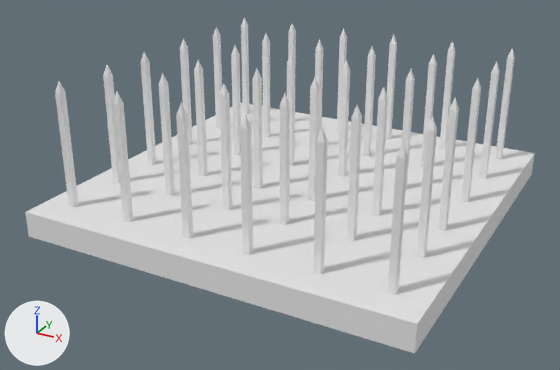
The Blender file Assets/Blender Files/SpikeTrap.blend as it was, and as the next commit left it.
Before and after are seen from a 50 mm lens placed at (5.2, -10.18, 5.32), pointed at (-0.16, -0.44, 0.45). Lighting does not change. The marker at lower left points along +X, +Y and +Z.

In view in the first picture: 'SpikeBars', 'SpikePoints', 'Stand'.
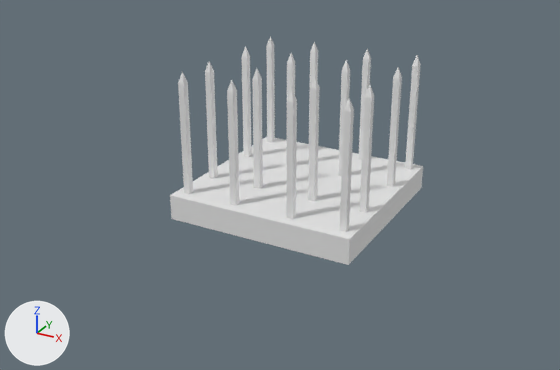
Patch to the scene script:
```diff
--- a/Assets/Blender Files/SpikeTrap.blend.py
+++ b/Assets/Blender Files/SpikeTrap.blend.py
@@ me_cube_004 @@
 # used by ob_spikepoints; location = (0.0, 0.0, 0.15); scale = (0.1, 0.1, 1.0)
-me_cube_004.from_pydata(...)  # 216 vertices, 144 faces, 108 loose edges; spans x -25.9..25.6, y -25.4..25.3, z 2.0..2.2
+me_cube_004.from_pydata(...)  # 96 vertices, 64 faces, 48 loose edges; spans x -13.6..13.7, y -13.3..13.6, z 2.0..2.2
+# me_cube_004 part 1: the loose piece of 6 vertices spanning x -15.6..-14.6, y -15.3..-14.3, z 2.0..2.2 is moved by (2.0, 2.0, 0.0)
+# me_cube_004 part 2: the loose piece of 6 vertices spanning x -5.2..-4.2, y -15.3..-14.3, z 2.0..2.2 is moved by (0.0, 2.0, 0.0)
+# me_cube_004 part 3: the loose piece of 6 vertices spanning x 4.3..5.3, y -15.3..-14.3, z 2.0..2.2 is moved by (0.0, 2.0, 0.0)
+# me_cube_004 part 4: the loose piece of 6 vertices spanning x 14.7..15.7, y -15.3..-14.3, z 2.0..2.2 is moved by (-2.0, 2.0, 0.0)
+# me_cube_004 part 5: the loose piece of 6 vertices spanning x -15.6..-14.6, y -6.3..-5.3, z 2.0..2.2 is moved by (2.0, 0.0, 0.0)
+# me_cube_004 part 6: the loose piece of 6 vertices spanning x 14.7..15.7, y -6.3..-5.3, z 2.0..2.2 is moved by (-2.0, 0.0, 0.0)
+# me_cube_004 part 7: the loose piece of 6 vertices spanning x -15.6..-14.6, y 4.4..5.4, z 2.0..2.2 is moved by (2.0, 0.0, 0.0)
+# me_cube_004 part 8: the loose piece of 6 vertices spanning x 14.7..15.7, y 4.4..5.4, z 2.0..2.2 is moved by (-2.0, 0.0, 0.0)
+# me_cube_004 part 9: the loose piece of 6 vertices spanning x -15.6..-14.6, y 14.6..15.6, z 2.0..2.2 is moved by (2.0, -2.0, 0.0)
+# me_cube_004 part 10: the loose piece of 6 vertices spanning x -5.2..-4.2, y 14.6..15.6, z 2.0..2.2 is moved by (0.0, -2.0, 0.0)
+# me_cube_004 part 11: the loose piece of 6 vertices spanning x 4.3..5.3, y 14.6..15.6, z 2.0..2.2 is moved by (0.0, -2.0, 0.0)
+# me_cube_004 part 12: the loose piece of 6 vertices spanning x 14.7..15.7, y 14.6..15.6, z 2.0..2.2 is moved by (-2.0, -2.0, 0.0)
+# me_cube_004 part 13: 20 loose pieces with 120 vertices, spanning x -25.9..25.6, y -25.4..25.3, z 2.0..2.2, are deleted
@@ me_cube_002 @@
 # used by ob_spikebars; location = (0.0, 0.0, 0.15); scale = (0.1, 0.1, 1.0)
-me_cube_002.from_pydata(...)  # 288 vertices, 180 faces; spans x -25.9..25.6, y -25.4..25.3, z 0.0..2.0
+me_cube_002.from_pydata(...)  # 128 vertices, 80 faces; spans x -13.6..13.7, y -13.3..13.6, z 0.0..2.0
+# me_cube_002 part 14: the loose piece of 8 vertices spanning x -15.6..-14.6, y -15.3..-14.3, z 0.0..2.0 is moved by (2.0, 2.0, 0.0)
+# me_cube_002 part 15: the loose piece of 8 vertices spanning x -5.2..-4.2, y -15.3..-14.3, z 0.0..2.0 is moved by (0.0, 2.0, 0.0)
+# me_cube_002 part 16: the loose piece of 8 vertices spanning x 4.3..5.3, y -15.3..-14.3, z 0.0..2.0 is moved by (0.0, 2.0, 0.0)
+# me_cube_002 part 17: the loose piece of 8 vertices spanning x 14.7..15.7, y -15.3..-14.3, z 0.0..2.0 is moved by (-2.0, 2.0, 0.0)
+# me_cube_002 part 18: the loose piece of 8 vertices spanning x -15.6..-14.6, y -6.3..-5.3, z 0.0..2.0 is moved by (2.0, 0.0, 0.0)
+# me_cube_002 part 19: the loose piece of 8 vertices spanning x 14.7..15.7, y -6.3..-5.3, z 0.0..2.0 is moved by (-2.0, 0.0, 0.0)
+# me_cube_002 part 20: the loose piece of 8 vertices spanning x -15.6..-14.6, y 4.4..5.4, z 0.0..2.0 is moved by (2.0, 0.0, 0.0)
+# me_cube_002 part 21: the loose piece of 8 vertices spanning x 14.7..15.7, y 4.4..5.4, z 0.0..2.0 is moved by (-2.0, 0.0, 0.0)
+# me_cube_002 part 22: the loose piece of 8 vertices spanning x -15.6..-14.6, y 14.6..15.6, z 0.0..2.0 is moved by (2.0, -2.0, 0.0)
+# me_cube_002 part 23: the loose piece of 8 vertices spanning x -5.2..-4.2, y 14.6..15.6, z 0.0..2.0 is moved by (0.0, -2.0, 0.0)
+# me_cube_002 part 24: the loose piece of 8 vertices spanning x 4.3..5.3, y 14.6..15.6, z 0.0..2.0 is moved by (0.0, -2.0, 0.0)
+# me_cube_002 part 25: the loose piece of 8 vertices spanning x 14.7..15.7, y 14.6..15.6, z 0.0..2.0 is moved by (-2.0, -2.0, 0.0)
+# me_cube_002 part 26: 20 loose pieces with 160 vertices, spanning x -25.9..25.6, y -25.4..25.3, z 0.0..2.0, are deleted
@@ me_cube @@
 me_cube.from_pydata(...)  # 8 vertices, 6 faces; spans x -3.0..3.0, y -3.0..3.0, z 0.0..0.4
+# me_cube part 27: the whole mesh is scaled about its middle by (0.5, 0.5, 1)
```

Pixel boxes [x1, y1, x2, y2] of what changed, in the pictures (560 x 370 px; the box of a moved part takes in the faces that stretch with it):
'Stand', mesh rescaled (50% narrower, 49% shorter): before [25, 103, 535, 353]; after [170, 137, 423, 265]
'SpikeBars', reshaped (47% narrower, 31% shorter): before [55, 26, 515, 295]; after [178, 46, 420, 232]
'SpikePoints', reshaped (47% narrower, 46% shorter): before [55, 17, 515, 158]; after [178, 36, 421, 112]
part 1 of me_cube_004, moved or reshaped: before [159, 74, 168, 85]; after [178, 72, 187, 84]
part 2 of me_cube_004, moved or reshaped: before [219, 84, 229, 96]; after [227, 80, 237, 92]
part 3 of me_cube_004, moved or reshaped: before [280, 93, 290, 106]; after [287, 90, 297, 102]
part 4 of me_cube_004, moved or reshaped: before [352, 105, 362, 118]; after [344, 98, 354, 112]
part 5 of me_cube_004, moved or reshaped: before [194, 60, 203, 71]; after [205, 62, 214, 73]
part 6 of me_cube_004, moved or reshaped: before [378, 87, 388, 100]; after [365, 85, 374, 98]
part 7 of me_cube_004, moved or reshaped: before [231, 46, 239, 56]; after [242, 46, 250, 57]
part 8 of me_cube_004, moved or reshaped: before [406, 69, 415, 80]; after [393, 67, 402, 79]
part 9 of me_cube_004, moved or reshaped: before [262, 34, 270, 43]; after [267, 36, 274, 47]
part 10 of me_cube_004, moved or reshaped: before [316, 39, 323, 50]; after [310, 42, 318, 52]
part 11 of me_cube_004, moved or reshaped: before [368, 46, 375, 57]; after [363, 49, 371, 59]
part 12 of me_cube_004, moved or reshaped: before [429, 53, 437, 65]; after [413, 55, 421, 66]
part 13 of me_cube_004, deleted: before [55, 17, 515, 158]
part 14 of me_cube_002, moved or reshaped: before [159, 84, 175, 196]; after [178, 82, 193, 194]
part 15 of me_cube_002, moved or reshaped: before [219, 94, 232, 211]; after [227, 91, 240, 205]
part 16 of me_cube_002, moved or reshaped: before [280, 104, 290, 225]; after [286, 100, 297, 219]
part 17 of me_cube_002, moved or reshaped: before [347, 116, 362, 241]; after [340, 110, 354, 232]
part 18 of me_cube_002, moved or reshaped: before [194, 70, 207, 176]; after [205, 71, 218, 179]
part 19 of me_cube_002, moved or reshaped: before [372, 98, 388, 216]; after [360, 96, 374, 213]
part 20 of me_cube_002, moved or reshaped: before [231, 54, 241, 155]; after [242, 56, 252, 157]
part 21 of me_cube_002, moved or reshaped: before [402, 79, 415, 188]; after [387, 77, 402, 187]
part 22 of me_cube_002, moved or reshaped: before [262, 42, 270, 137]; after [266, 46, 275, 142]
part 23 of me_cube_002, moved or reshaped: before [315, 49, 323, 134]; after [309, 51, 318, 127]
part 24 of me_cube_002, moved or reshaped: before [363, 55, 376, 157]; after [358, 58, 371, 160]
